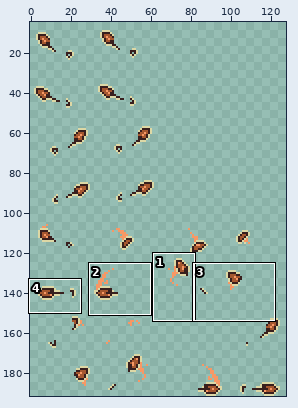
Two states of a sprite sheet, assets/shovel.gif. Above, an overview of the earlier version with the close-up marked.
Close-up. As it was:
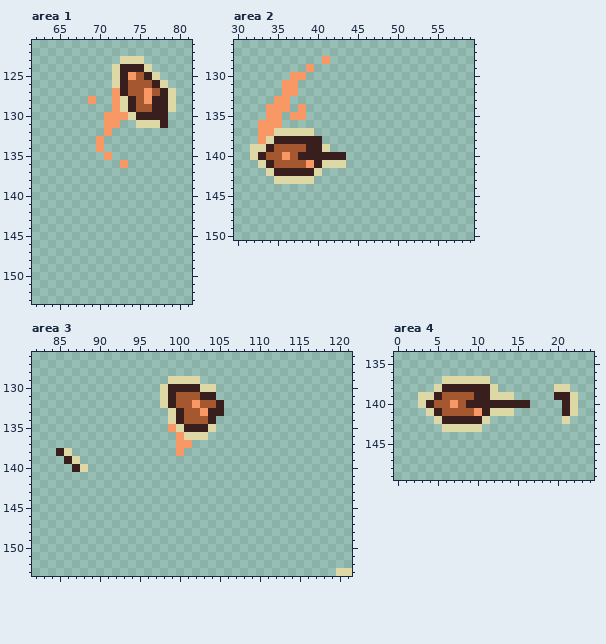
The file is 128x192 pixels. Shown: area 1: x 62..81, y 121..153; area 2: x 30..59, y 126..150; area 3: x 82..121, y 126..153; area 4: x 0..24, y 134..149. The wide view leaves out empty margins.
And afterwards:
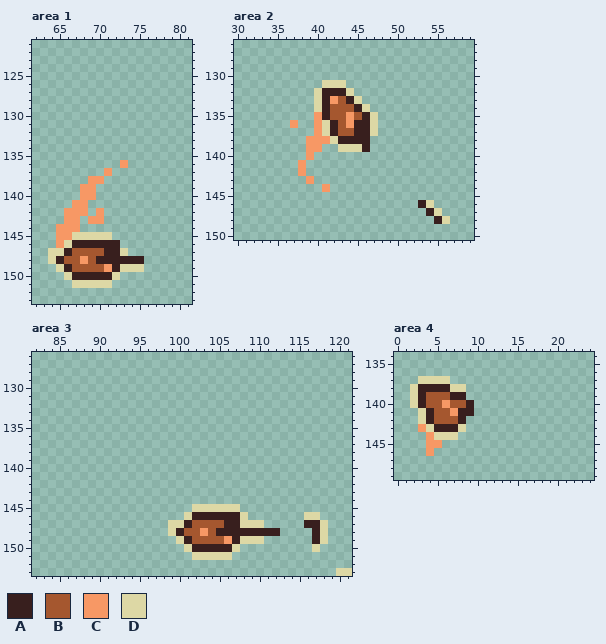
Palette (. is transparent): A #381f1e  B #a5572f  C #f79865  D #ddd8a5
Message: don't scoop
The exact change:
Changed rows in their new state; - is an unchanged pixel.
Area 1:
first column x 64:
123 ---------...----
124 --------.....---
125 --------......--
126 --------.......-
127 --------........
128 -----.--........
129 --------........
130 -------........-
131 -------..--....-
132 -------.--------
133 ------.---------
134 ------.---------
135 -------.--------
137 -------C--------
138 -----CC---------
139 ----CC----------
140 ----CC----------
141 ---CC-----------
142 --CCC-C---------
143 --CC-CC---------
144 -CCC------------
145 -CCDDDDD--------
146 -CDAAAAAA-------
147 DDABBBBAAD------
148 DABBCBAAAAAA----
149 -DABBBBCADDD----
150 --DAAAAAD-------
151 ---DDDDD--------
Area 2:
first column x 32:
128 ---------.---------------
129 -------.-----------------
130 -----..------------------
131 ----..---DDD-------------
132 ----..--DAAAD------------
133 ---..---DACBAD-----------
134 --...-.-DABBBAD----------
135 --..-..-CABBCBAD---------
136 -...-C--CDABCAAD---------
137 -.......CDABBAAD---------
138 -......CCCDAAAA----------
139 .......CC.-DDDA----------
140 .......C....-------------
141 -.....C.....-------------
142 --....C..----------------
143 ---....C-----------------
144 ---------C---------------
146 ---------------------AD--
147 ----------------------AD-
148 -----------------------AD
Area 3:
first column x 85:
129 --------------....---
130 -------------.......-
131 -------------.......-
132 -------------........
133 --------------.......
134 --------------......-
135 --------------......-
136 ---------------....--
137 ---------------..----
138 ..-------------.-----
139 -..------------------
140 --..-----------------
first column x 99:
145 ---DDDDDD-----------
146 --DAAAAAAD-------DD-
147 DDABBBBAADDD-----AAD
148 DABBCBAAAAAAAA----AD
149 -DABBBBCADDD------AD
150 --DAAAAAD---------D-
151 ---DDDDD------------
Area 4:
first column x 2:
137 -DDD-.....-----------
138 DAAA-DD....-------..-
139 DABB-AA......-----...
140 DAB-CB--.......----..
141 -DAB-CAA.....------..
142 -DABBB-...---------.-
143 -CDAAA-..------------
144 --CDDD---------------
145 --CC-----------------
146 --C------------------
Where, in picture pixels (left, top, right, bottom), the same in both close-ups:
changed: (48, 56, 176, 288)
changed: (250, 56, 378, 192)
added: (418, 200, 450, 224)
erased: (160, 376, 224, 456)
erased: (56, 448, 88, 472)
added: (168, 504, 328, 560)
changed: (410, 376, 578, 456)
